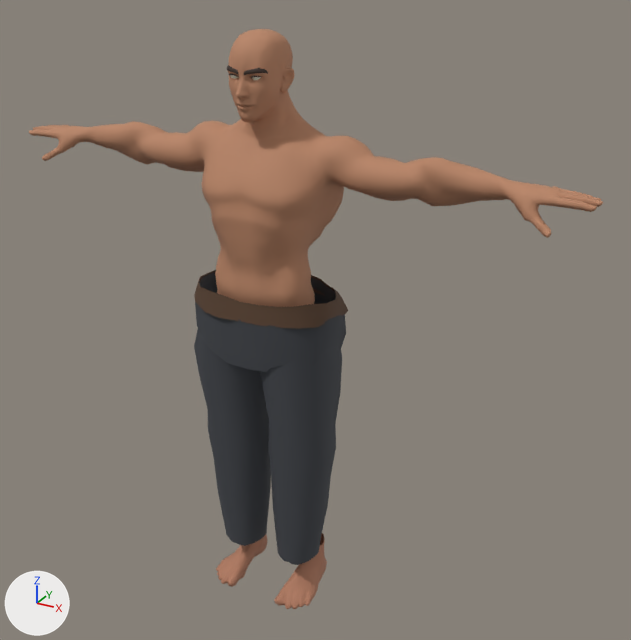
Before and after pictures for a commit that changed the glTF model test/expansions/iron-duel/assets/figures.glb.
Camera for both pictures: a 50 mm lens placed at (1.31, -2.06, 2.04), pointed at (0.11, 0.1, 0.95). The axes (+X, +Y, +Z) are drawn at lower left. The lights are the same throughout. The first picture is the older version. Vertices at exactly the same position are counted once.

Objects in the first picture: 'SuperHero_Male' and 1 more.
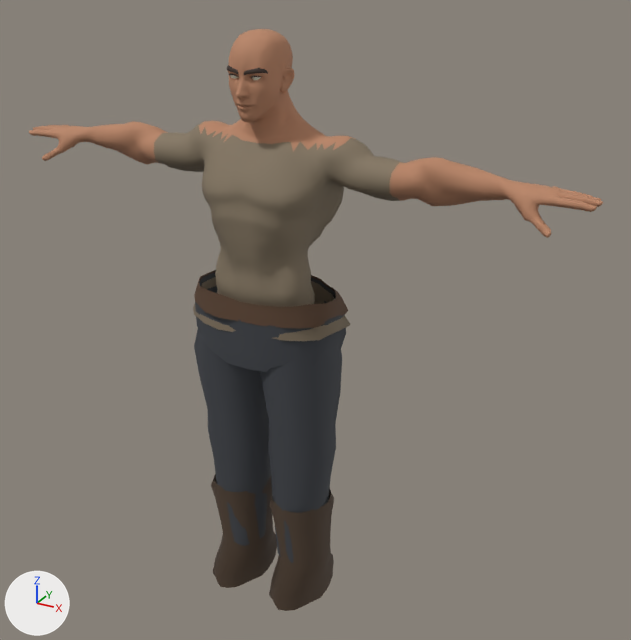
The edits, one by one:
Material 'TunicHem' (mat_tunichem) is new.
Its base color is (0.23, 0.18, 0.12) (brown #847661).
Its roughness is 0.78.
Material 'Tunic' (mat_tunic) is new.
Its base color is (0.23, 0.18, 0.12) (brown #847661).
Its roughness is 0.78.
Material 'Boots' (mat_boots) is new.
Its base color is (0.08, 0.05, 0.03) (brown #503f30).
Its roughness is 0.78.
me_sphere_005_retopology_004 is used by ob_superhero_male; location (0.0, 0.0, 0.0).
me_sphere_005_retopology_004 had 6026 vertices, 11778 faces and spanned x -0.93..0.93, y -0.16..0.18, z -0.01..1.81.
me_sphere_005_retopology_004 now has 5798 vertices, 11222 faces and spans x -0.93..0.93, y -0.16..0.18, z 0.01..1.81.
me_sphere_005_retopology_004 part 1: a new loose piece of 96 vertices spanning x -0.26..0.26, y -0.15..0.18, z 0.98..1.06, in mat_tunichem (brown #847661).
me_sphere_005_retopology_004 part 2: 2 vertices moved within x -0.09..0.09, y 0.08, z 0.15; 753 vertices removed from x -0.19..0.19, y -0.13..0.14, z -0.01..0.15; 429 vertices added at x -0.21..0.22, y -0.15..0.16, z 0.01..0.37.
me_sphere_005_retopology_004 part 3: 1408 faces spanning x -0.24..0.24, y -0.13..0.16, z 1.03..1.53 switch from mat_skintorso (orange #b88465) to mat_tunic (brown #847661).
me_sphere_005_retopology_004 part 4: 356 faces spanning x -0.4..0.4, y 0.0..0.16, z 1.36..1.53 switch from mat_skinarms (orange #b88465) to mat_tunic (brown #847661).
me_sphere_005_retopology_004 no longer uses material mat_skinfeet (orange #b37c61).
me_sphere_005_retopology_004 gains material mat_tunichem (brown #847661).
me_sphere_005_retopology_004 gains material mat_boots (brown #503f30).

Pixel boxes (x1, y1, x2, y2) of what changed, in the pictures (631 x 640 px; the box of a moved part takes in the faces that stretch with it):
'SuperHero_Male', reshaped
    before: (29, 29, 603, 609)
    after: (29, 29, 603, 611)
part 1 of me_sphere_005_retopology_004, added
    after: (193, 277, 350, 341)
part 2 of me_sphere_005_retopology_004, moved or reshaped
    before: (216, 533, 327, 609)
    after: (211, 474, 334, 611)
part 3 of me_sphere_005_retopology_004, recoloured (orange to brown)
    both: (194, 126, 345, 307)
part 4 of me_sphere_005_retopology_004, recoloured (orange to brown)
    both: (154, 122, 403, 201)
